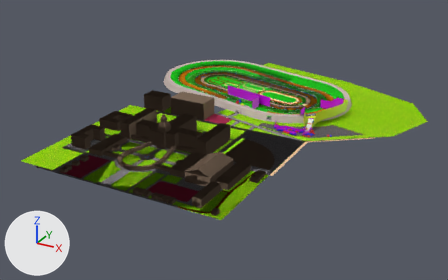
Renders of the Blender file assets/course/tracen-course/tracen-course.blend from each side of a commit.
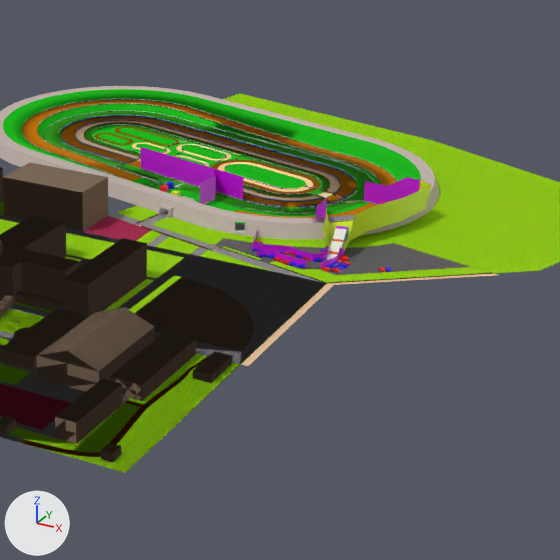
Each version appears first whole from a 50 mm lens placed at (50.1, -68.4, 37.9), pointed at (5.4, 12.9, -2.8), and next in a close-up on the part from 38% to 90% of the width and 9% to 92% of the height. Arrows for +X, +Y and +Z are at lower left; the lights stay in place.

Names of what the first close-up shows: 'BG', 'course'.
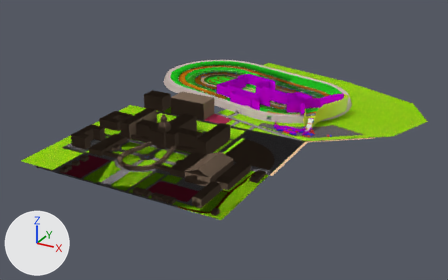
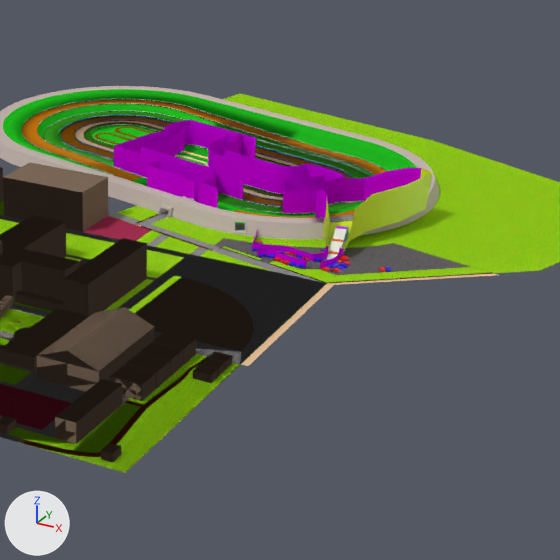
Changed parts and their boxes [x1, y1, x2, y2] in the close-ups (560 x 560 px):
'course', surface changed, reshaped: [0, 86, 560, 283] in both
part 1 of me_circle_004, built on: before [164, 177, 431, 241]; after [114, 120, 432, 241]

What the commit changed:
In material 'wall-invis-nodraw' (mat_wall_invis_nodraw), specular_ior_level is now set to 0.0.
me_circle_004 is used by ob_course; location (1.64, -3.18, 0.0).
me_circle_004 had 2783 vertices, 2608 faces, 2 loose edges and spanned x -18.9..32.2, y 15.9..50.9, z 0.0..2.8.
me_circle_004 now has 2962 vertices, 2784 faces, 2 loose edges and spans x -18.9..32.2, y 15.9..50.9, z 0.0..3.4.
Part 1, on me_circle_004:
4 vertices are removed from x 11.1..14.7, y 19.9..23.2, z 0.0..2.1.
11 faces are deleted.
4 vertices in x 13.1..17.8, y 25.9..30.3, z 1.1..2.6 move by (0.0, 0.0, 0.7).
4 vertices in x 14.1..19.8, y 23.7..29.7, z 2.1..2.5 move by (0.0, 0.0, 0.9).
8 vertices move from x 3.7..18.8, y 22.2..30.7, z 0.0..2.6 to x 3.7..18.8, y 22.2..30.7, z 0.0..3.4.
3 vertices are added at (14.7, 23.2, 3.0), (4.4, 24.0, 1.8), (3.7, 24.2, 1.8).
174 new vertices lie (0.0, 0.0, 1.7) away from vertices in x -4.5..14.6, y 25.4..36.9, z 0.1..0.2.
6 new vertices lie (0.0, 0.0, 1.8) away from vertices in x -0.1..6.3, y 23.8..25.4, z 0.0..0.1.
1 new face joins them, mat_road_concrete (picture img_concrete_light_png).
4 new faces join them, mat_wall_concrete (light grey #c5b5ae).
1 new face joins them, mat_coursegrass1 (picture img_grass_png).
179 new faces join them, mat_wall_invis_nodraw (pink #d000e7).
2 new faces join them, mat_fall (yellow #d3e700).
